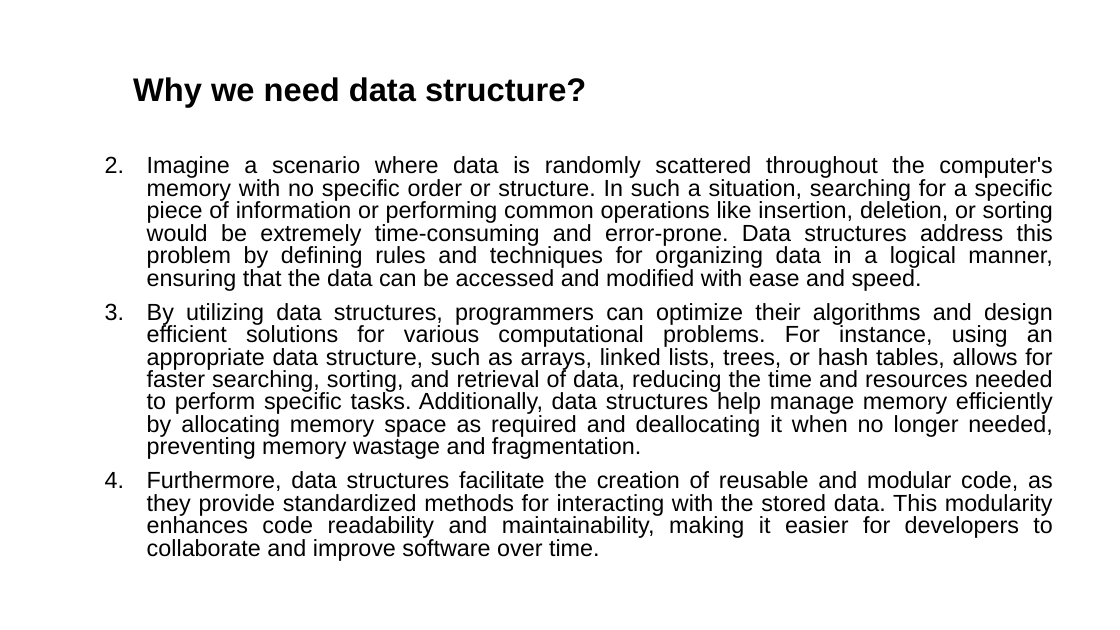
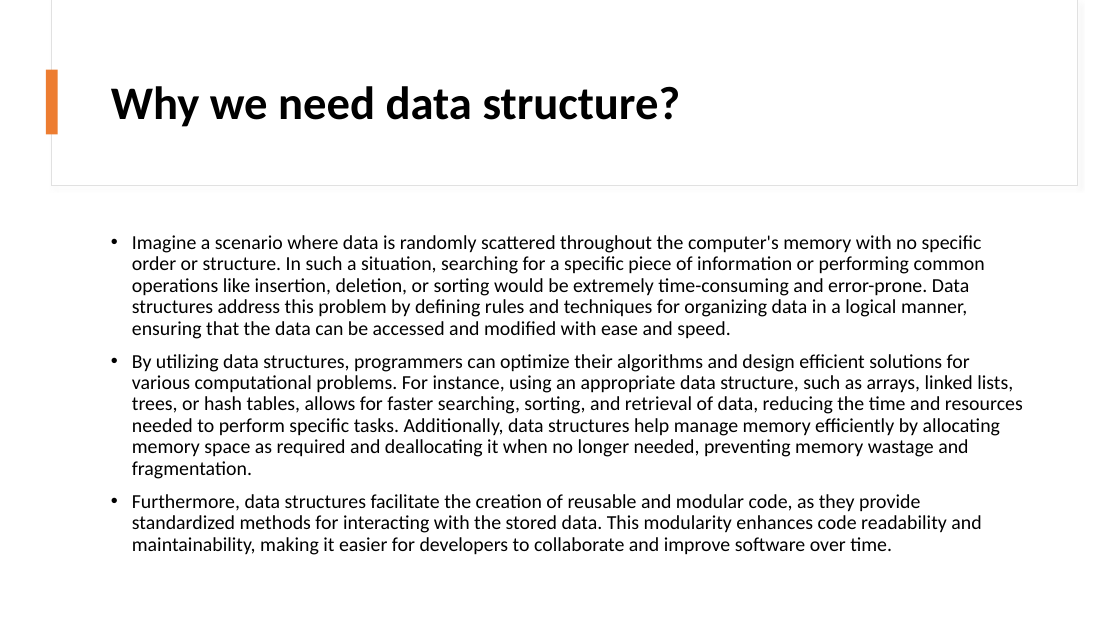
Before and after one commit to alaminbhuyan/DSA-In-Python, a slide deck: slide 5 of Data Structure & Algorithm PDF/DSA.pptx. Drawn at 1120x630 pixels with LibreOffice and Linux fonts; fonts in the diff are those of the drawing. Boxes give left, top, right and bottom in pixels: in the first picture for what was removed or moved away, otherwise in the second. Text is boxed around its words. In the diff, an @@ line names an element or a change of style, - is before the commit and + after.

```diff
--- a/Data Structure & Algorithm PDF/DSA.pptx
+++ b/Data Structure & Algorithm PDF/DSA.pptx
@@ rectangle added at box(51, 0, 1077, 186), fill #FFFFFF, outline #E1E1E1 0.75 pt @@
@@ rectangle added at box(52, 0, 1077, 185), fill #FFFFFF @@
@@ text "Why we need data structure?": place and size @@
-text "Why we need data structure?" at box(133, 77, 586, 107)
+text "Why we need data structure?" at box(111, 86, 681, 127)
@@ text "Why we need data structure?" at box(111, 86, 681, 127): size 28 to 40 pt, font Arial to Calibri; more space between paragraphs @@
@@ rectangle added at box(46, 70, 58, 134), fill #ED7D31 @@
@@ text "Imagine a scenario where data ...": place and size @@
-text "Imagine a scenario where data ..." at box(147, 156, 1053, 561)
+text "Imagine a scenario where data ..." at box(132, 235, 1023, 555)
@@ text "Imagine a scenario where data ..." at box(132, 235, 1023, 555): size 20 to 17 pt, font Arial to Calibri; alignment justified to left; bullet 1. to •; line spacing 0.8 to 0.9 @@
```
Also in this commit, not shown: 9 other slides changed, 1 other file.
